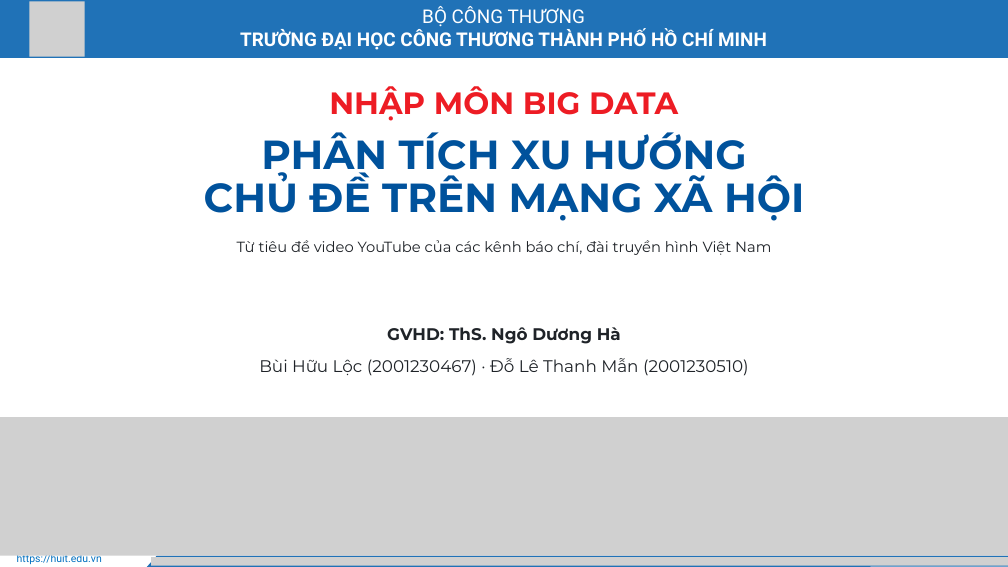
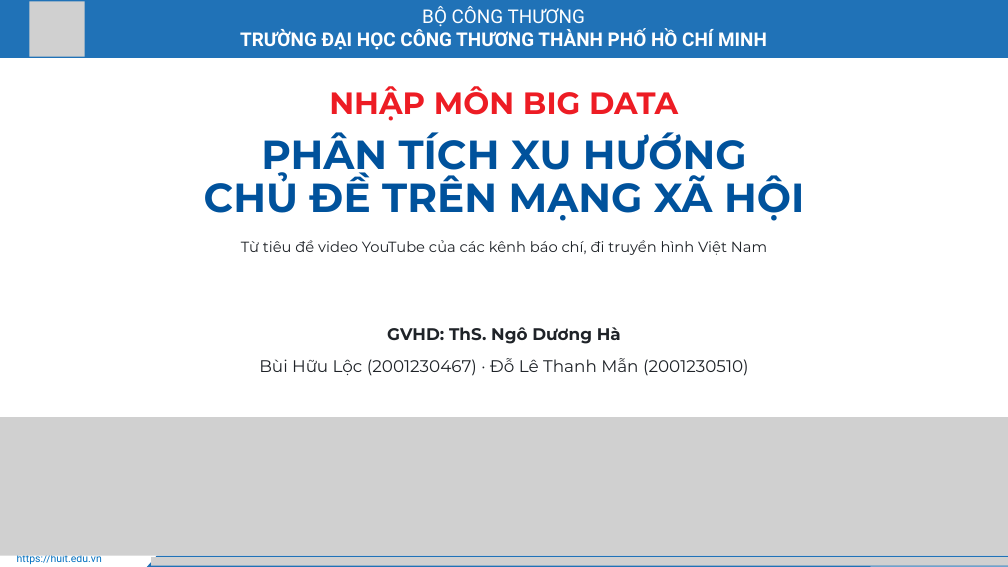
Before and after one commit to Huuloc123456/vn-social-topic-trends, a slide deck: slide 1 of social-topic-trends/docs/slides/Phan_tich_xu_huong_chu_de_tren_mang_xa_hoi.pptx. Drawn at 1008x567 pixels with LibreOffice and Linux fonts; fonts in the diff are those of the drawing; grey boxes stand for pictures. Boxes give left, top, right and bottom in pixels: in the first picture for what was removed or moved away, otherwise in the second. Text is boxed around its words. In the diff, an @@ line names an element or a change of style, - is before the commit and + after.

```diff
--- a/social-topic-trends/docs/slides/Phan_tich_xu_huong_chu_de_tren_mang_xa_hoi.pptx
+++ b/social-topic-trends/docs/slides/Phan_tich_xu_huong_chu_de_tren_mang_xa_hoi.pptx
@@ text at (241,240,767,255): text changed @@
-Từ tiêu đề video YouTube của các kênh báo chí, đài truyền hình Việt Nam
+Từ tiêu đề video YouTube của các kênh báo chí, đi truyền hình Việt Nam
```
Also in this commit, not shown: 7 other files.
